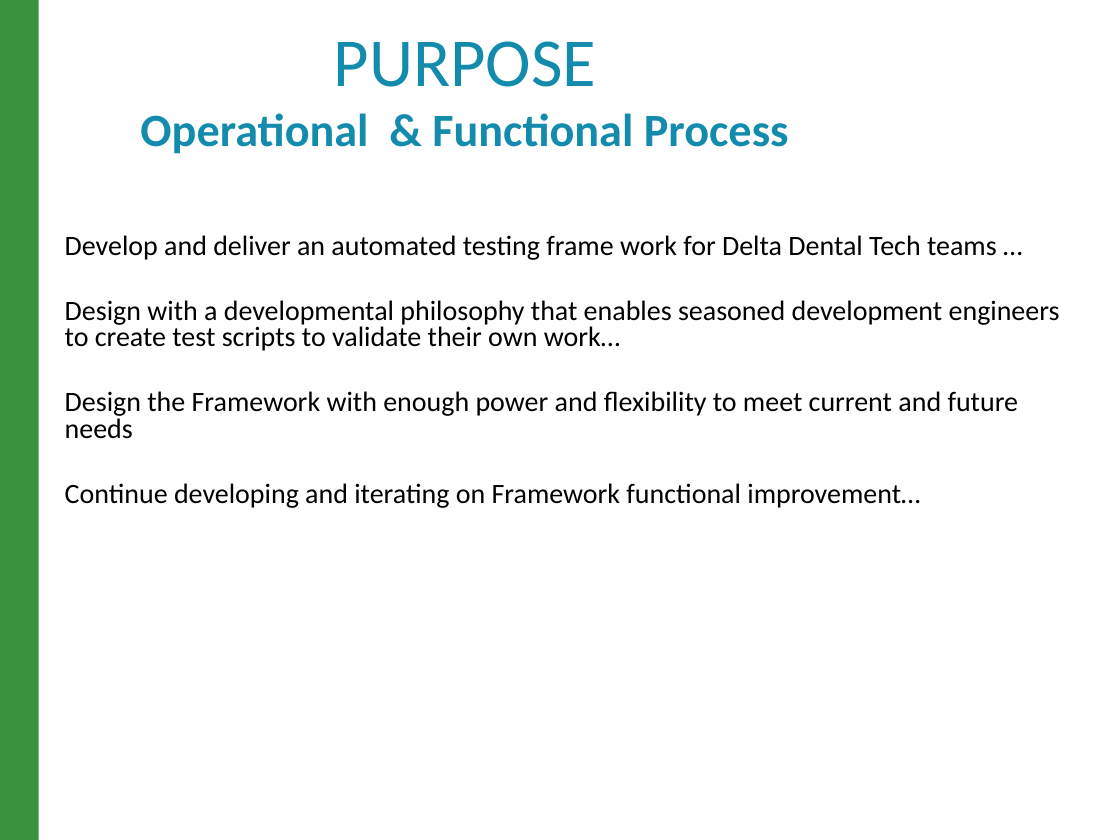
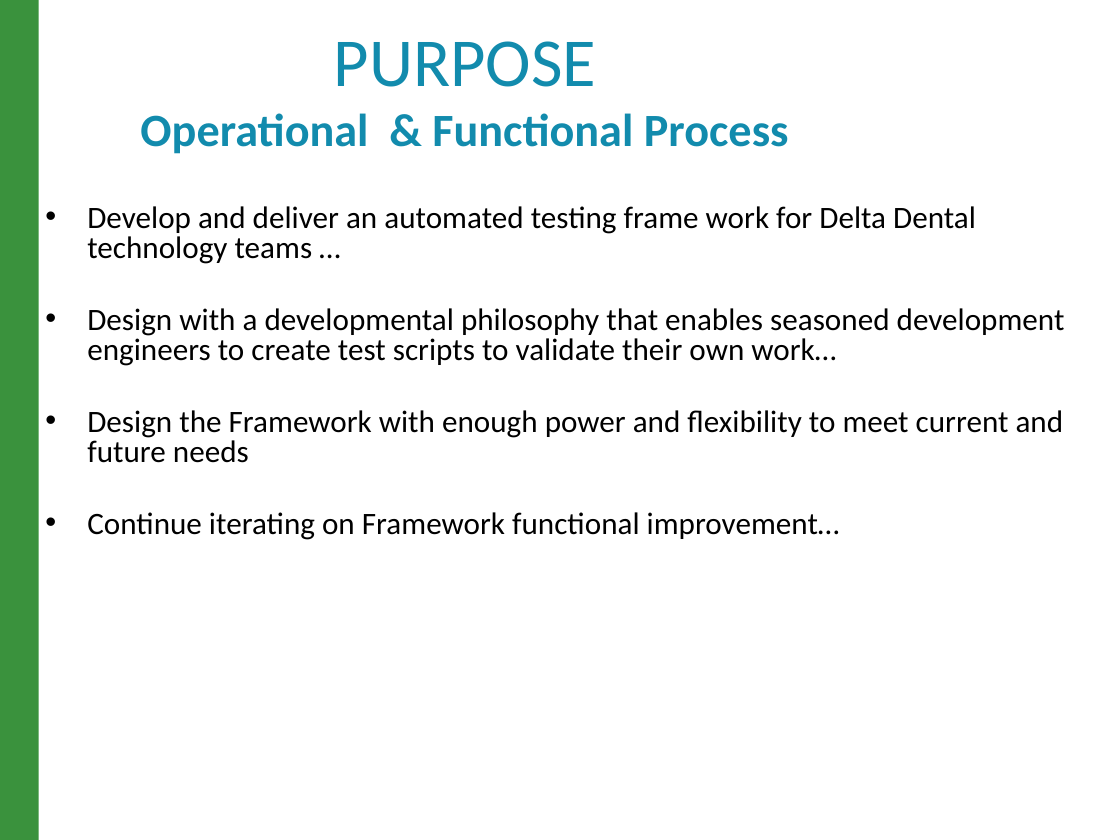
Before and after one commit to raghav9329/mainProf, a slide deck: slide 3 of CurrentWork_Delta/CX_StrategyPowerPoint.pptx. Drawn at 1120x840 pixels with LibreOffice and Linux fonts; fonts in the diff are those of the drawing. Boxes give left, top, right and bottom in pixels: in the first picture for what was removed or moved away, otherwise in the second. Text is boxed around its words. In the diff, an @@ line names an element or a change of style, - is before the commit and + after.

```diff
--- a/CurrentWork_Delta/CX_StrategyPowerPoint.pptx
+++ b/CurrentWork_Delta/CX_StrategyPowerPoint.pptx
@@ text "Develop and deliver an automated ...": place and size @@
-text "Develop and deliver an automated ..." at box(65, 235, 1060, 508)
+text "Develop and deliver an automated ..." at box(87, 206, 1065, 540)
@@ text at box(87, 206, 976, 264): text changed; size 18 to 20 pt @@
-Develop and deliver an automated testing frame work for Delta Dental Tech teams …
+• Develop and deliver an automated testing frame work for Delta Dental technology teams …
@@ text at box(87, 308, 1065, 463): size 18 to 20 pt in "Design with a developmental philosophy that enables ...", "Design the Framework with enough power and ..."; bullet none to • @@
@@ text at box(87, 512, 840, 540): text changed; size 18 to 20 pt @@
-Continue developing and iterating on Framework functional improvement…
+• Continue iterating on Framework functional improvement…
```
Also in this commit, not shown: 8 other slides changed, 5 slides added, 3 slides removed, 9 other files.
